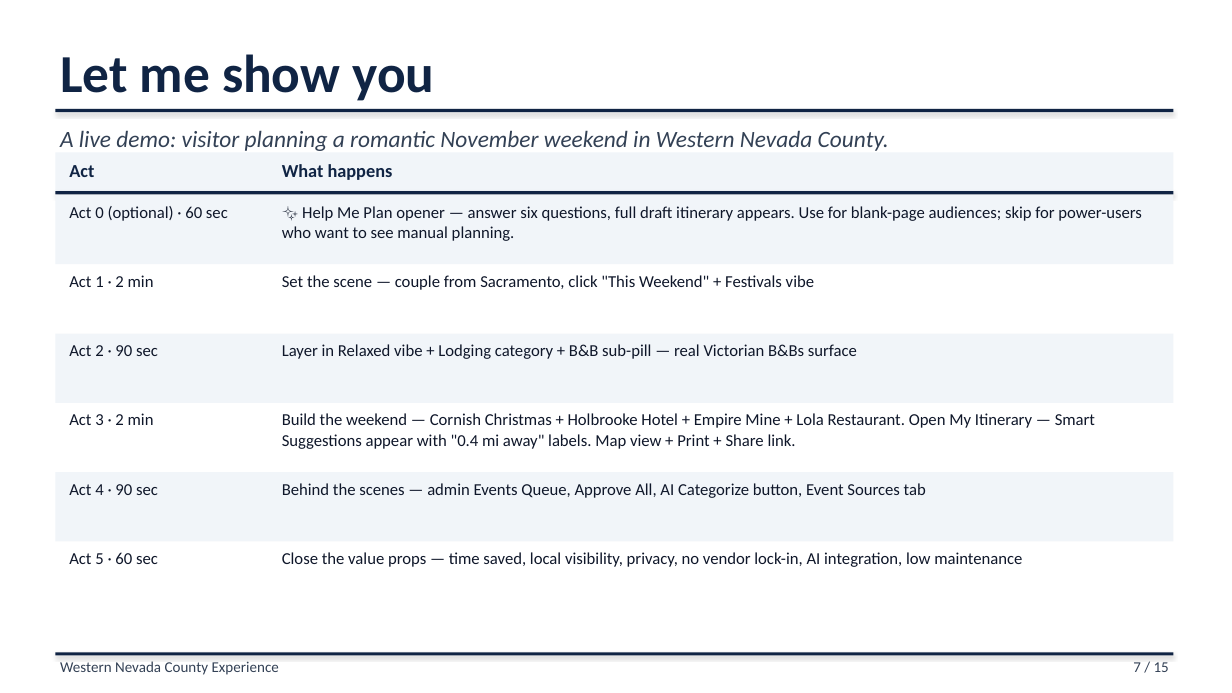
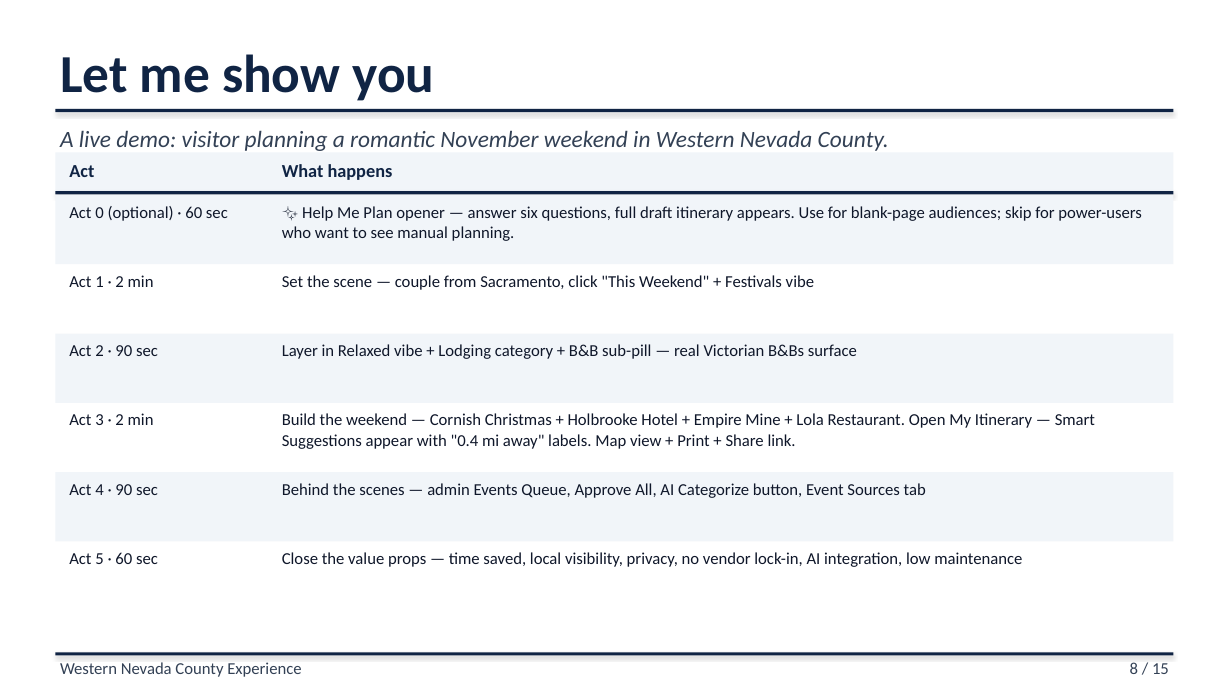
Before and after one commit to liammlrb-eng/nevada-county-experiences, a slide deck: slide 8 of demo_pitch.pptx (slide 7 before the commit). Drawn at 1232x693 pixels with LibreOffice and Linux fonts; fonts in the diff are those of the drawing. Boxes give left, top, right and bottom in pixels: in the first picture for what was removed or moved away, otherwise in the second. Text is boxed around its words. In the diff, an @@ line names an element or a change of style, - is before the commit and + after.

```diff
--- a/demo_pitch.pptx
+++ b/demo_pitch.pptx
@@ text "Western Nevada County Experience" at <box>60,662,301,677</box>: size 11.7 to 13 pt @@
@@ text at <box>1130,662,1169,674</box>: text changed; size 11.7 to 13 pt @@
-7 / 15
+8 / 15
```
Also in this commit, not shown: 13 other slides changed, 1 slide added, 3 other files.
